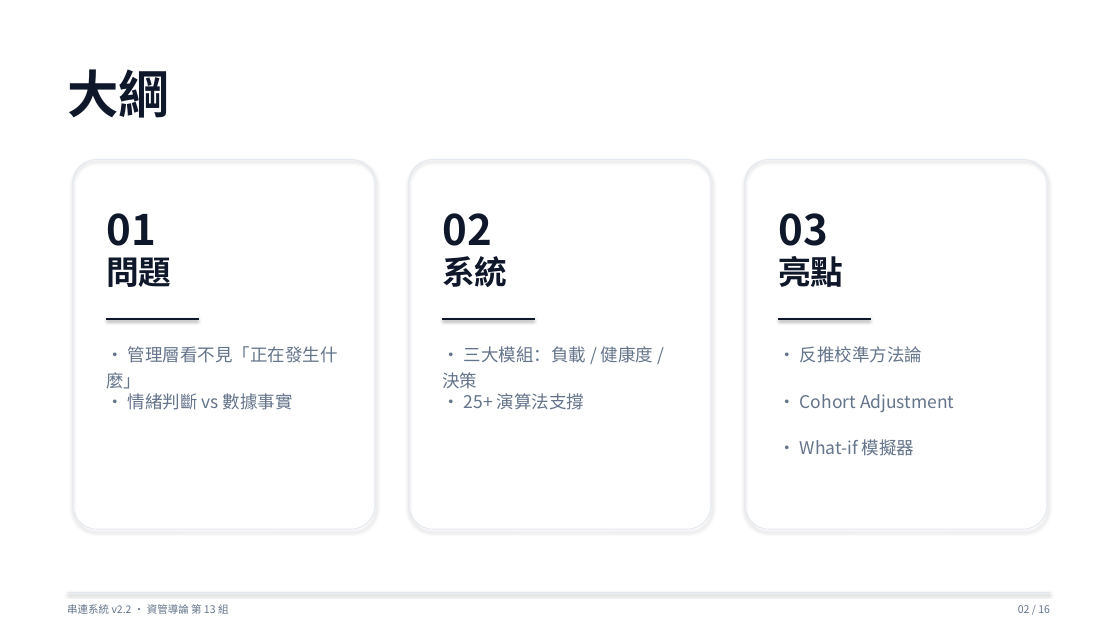
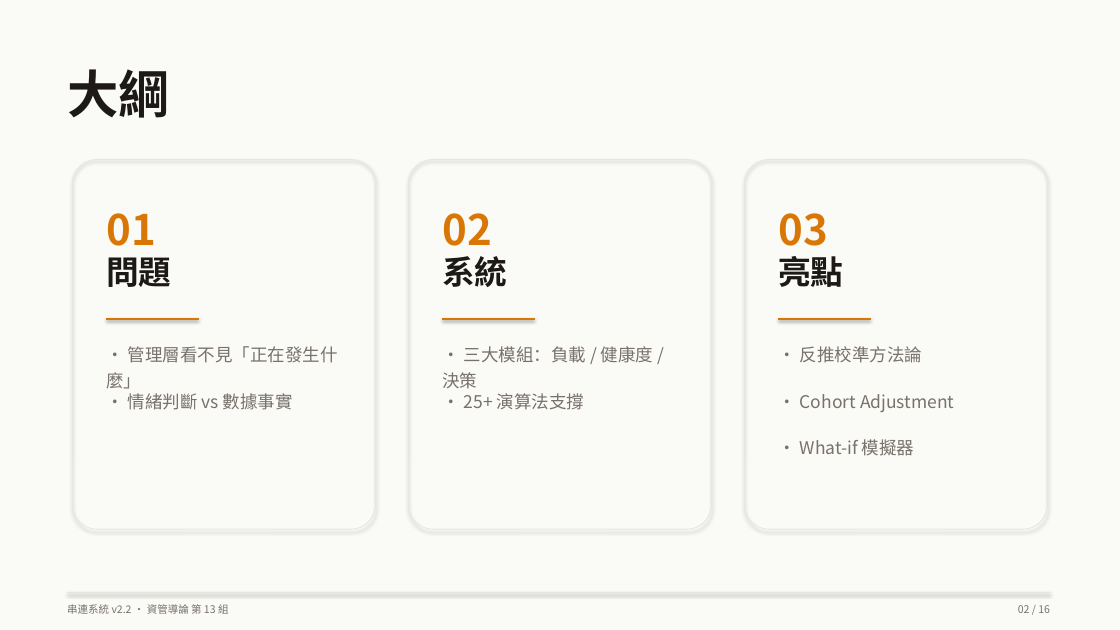
Before and after one commit to Peter2594/chuanlien-system-v2, a slide deck: slide 2 of docs/串連系統_簡報.pptx. Drawn at 1120x630 pixels with LibreOffice and Linux fonts; fonts in the diff are those of the drawing. Boxes give left, top, right and bottom in pixels: in the first picture for what was removed or moved away, otherwise in the second. Text is boxed around its words. In the diff, an @@ line names an element or a change of style, - is before the commit and + after.

```diff
--- a/docs/串連系統_簡報.pptx
+++ b/docs/串連系統_簡報.pptx
@@ rectangle at [0,0,1120,630]: fill #FFFFFF to #FAFAF7 @@
@@ outline #E2E8F0 0.75 pt to #E7E5E0 0.75 pt in 3 elements at [409,160,712,529], [745,160,1048,529], [73,160,376,529] @@
@@ text colour #0F172A to #D97706 in 3 elements at [106,213,156,246], [442,213,492,246], [778,213,828,246] @@
@@ text colour #0F172A to #1C1917 in 4 elements at [67,69,170,118], [106,257,171,287], [442,256,507,287], [778,256,843,287] @@
@@ line (107, 319) - (199, 319): stroke #0F172A 2 pt to #D97706 2 pt @@
@@ line (443, 319) - (535, 319): stroke #0F172A 2 pt to #D97706 2 pt @@
@@ line (779, 319) - (871, 319): stroke #0F172A 2 pt to #D97706 2 pt @@
@@ text colour #64748B to #78716C in 9 elements at [106,346,338,389], [128,393,293,410], [442,346,653,389], [464,393,584,410], [800,346,922,363], [800,394,954,412], [800,439,914,456], [67,604,229,614], [1018,605,1050,613] @@
```
Also in this commit, not shown: 15 other slides changed, 1 other file.
